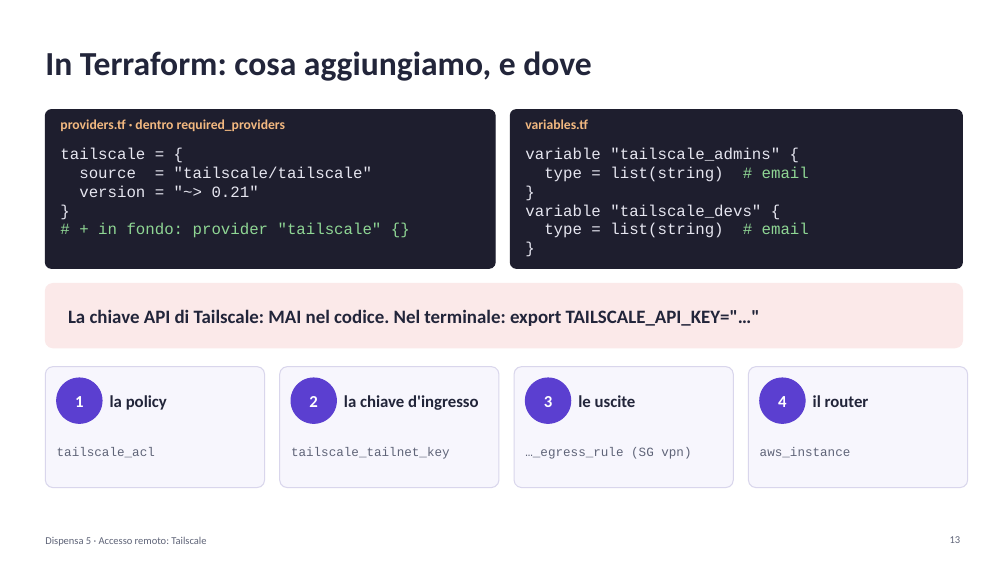
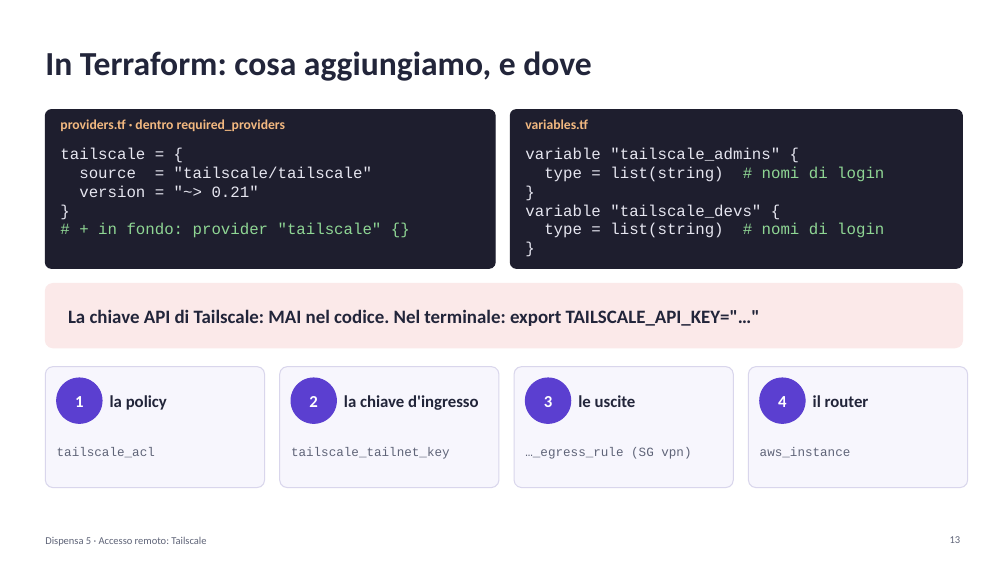
Before and after one commit to cereZ23/aws, a slide deck: slide 13 of slide/slide-5-tailscale.pptx. Drawn at 1008x567 pixels with LibreOffice and Linux fonts; fonts in the diff are those of the drawing. Boxes give left, top, right and bottom in pixels: in the first picture for what was removed or moved away, otherwise in the second. Text is boxed around its words. In the diff, an @@ line names an element or a change of style, - is before the commit and + after.

Commit message:
Lezione 5: login con passkey o account personale, nessun IdP aziendale richiesto

```diff
--- a/slide/slide-5-tailscale.pptx
+++ b/slide/slide-5-tailscale.pptx
@@ text at (x1=544, y1=166, x2=884, y2=182): text changed @@
-type = list(string) # email
+type = list(string) # nomi di login
@@ text at (x1=544, y1=223, x2=884, y2=238): text changed @@
-type = list(string) # email
+type = list(string) # nomi di login
```
Also in this commit, not shown: 6 other slides changed, 1 slide added, 1 slide removed, 2 other files.
